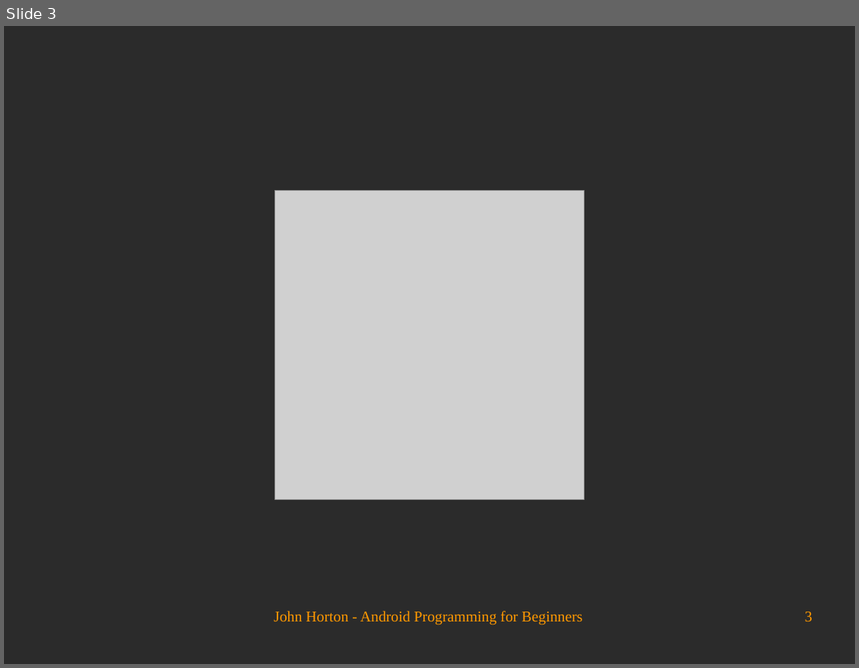
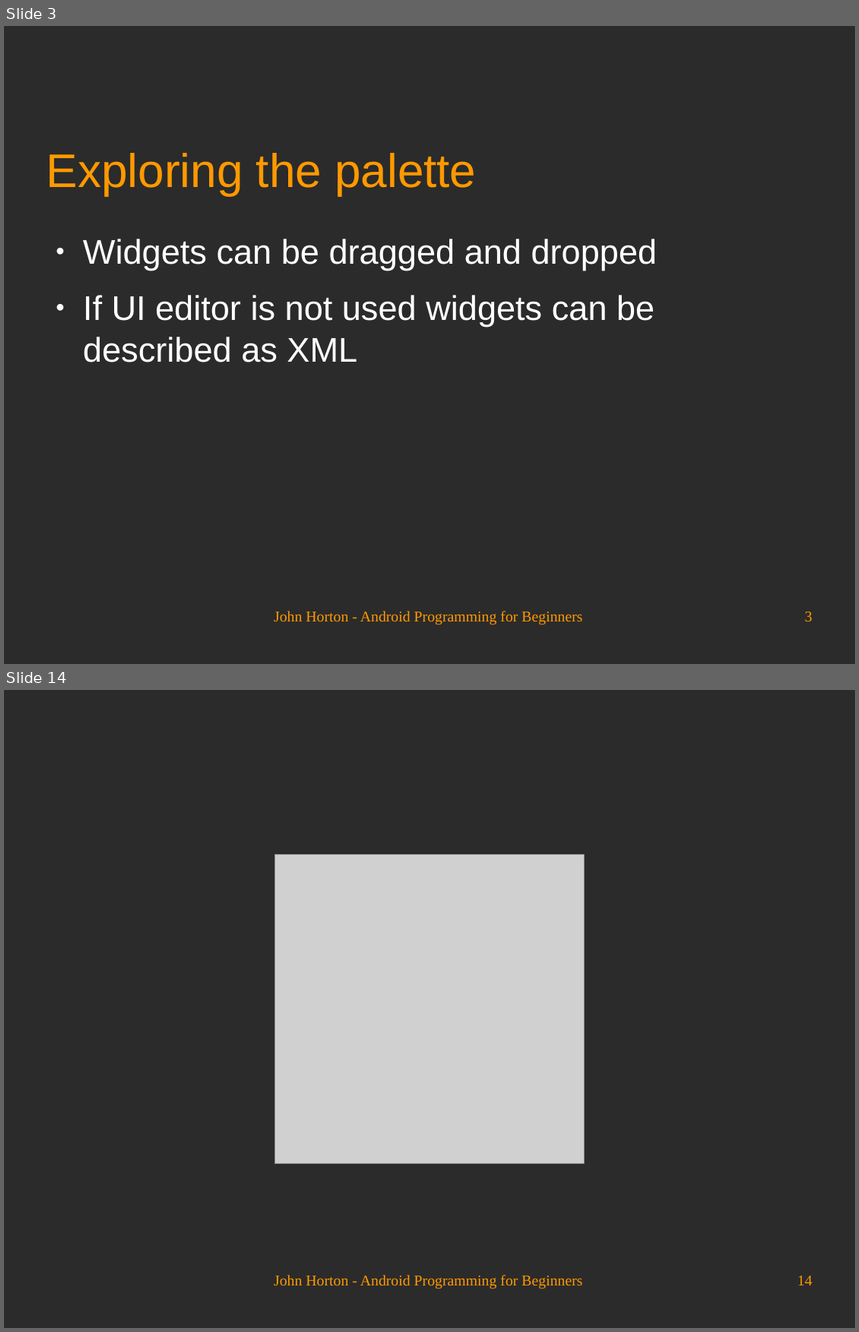
Before and after one commit to Academy-Soft-Intellect/Android-Programming-for-Beginners, a slide deck: 11_Widget_Mania.odp. Shown one above the other, each under a label of ours: slide 3 before the commit, slides 3 and 14 after it; the slides between them are not shown. The pictures are 859x668 and 859x1332 pixels, drawn with LibreOffice and Linux fonts; fonts in the diff are those of the drawing; grey boxes stand for pictures; background and template pictures are left out; a plain dark background stands for a picture behind light text. Boxes give left, top, right and bottom in pixels: in the first picture for what was removed or moved away, otherwise in the second. Text is boxed around its words. In the diff, an @@ line names an element or a change of style, - is before the commit and + after.

```diff
--- a/11_Widget_Mania.odp
+++ b/11_Widget_Mania.odp
@@ slide 3 added at (x1=4, y1=26, x2=855, y2=664), background picture (left out) @@
@@ title added at (x1=47, y1=153, x2=476, y2=195), 44 pt, text #FF9900 @@
+Exploring the palette
@@ text added at (x1=83, y1=239, x2=658, y2=363), 32 pt, text #FFFFFF @@
+● Widgets can be dragged and dropped
+● If UI editor is not used widgets can be described as XML
@@ text added at (x1=274, y1=611, x2=582, y2=626), 14 pt, text #FF9900 @@
+John Horton - Android Programming for Beginners
@@ page number added at (x1=805, y1=612, x2=813, y2=622), 14 pt, text #FF9900 @@
+3
@@ what was slide 3 is now slide 14 @@
@@ page number at (x1=797, y1=1276, x2=813, y2=1286): text changed @@
-3
+14
```
Also in this commit, not shown: 1 slide changed, 11 other slides added, 1 slide removed.
